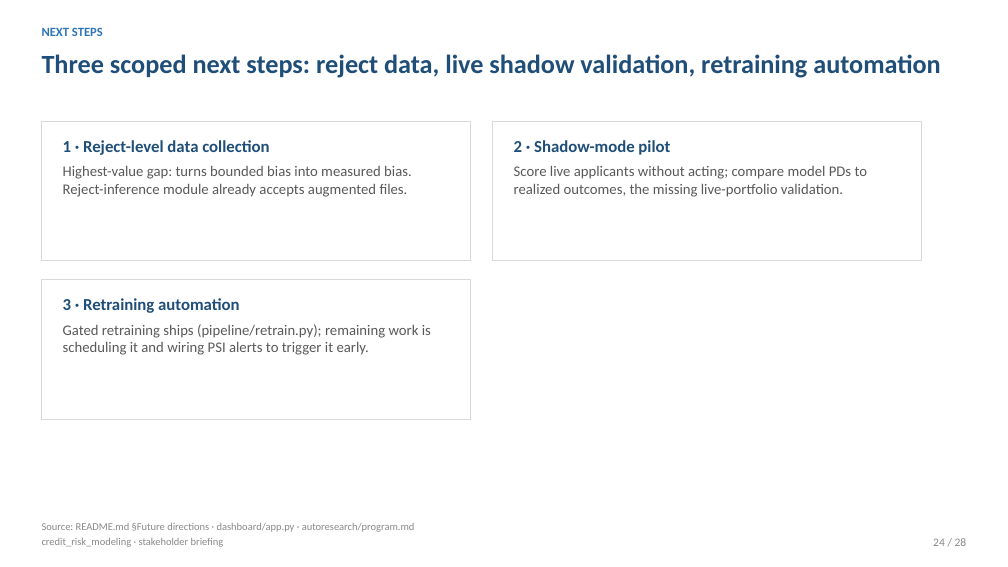
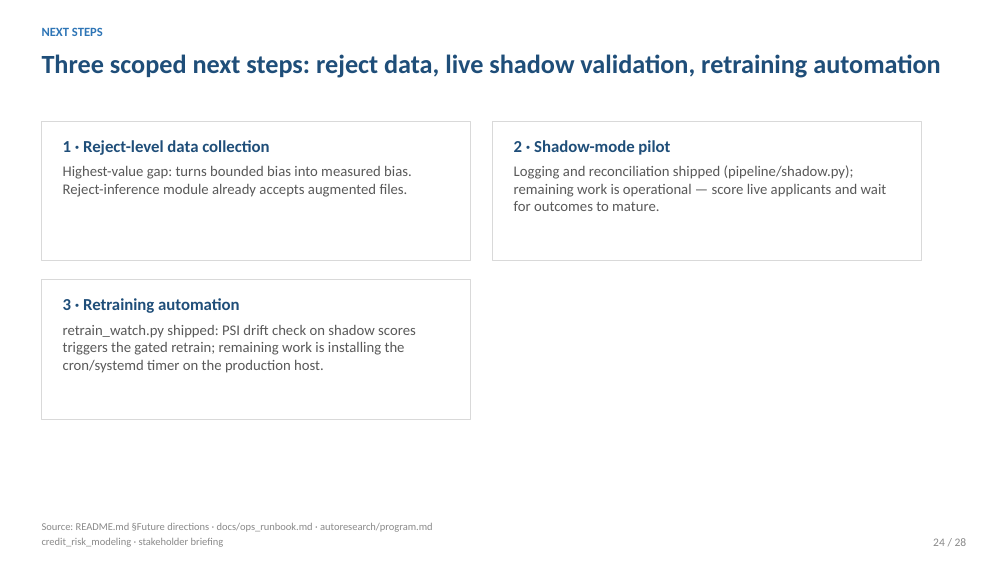
Before and after one commit to tommyalba/credit_risk_idx-partners, a slide deck: slide 24 of presentations/stakeholder_deck.pptx. Drawn at 1008x567 pixels with LibreOffice and Linux fonts; fonts in the diff are those of the drawing. Boxes give left, top, right and bottom in pixels: in the first picture for what was removed or moved away, otherwise in the second. Text is boxed around its words. In the diff, an @@ line names an element or a change of style, - is before the commit and + after.

```diff
--- a/presentations/stakeholder_deck.pptx
+++ b/presentations/stakeholder_deck.pptx
@@ text at <box>514,165,887,211</box>: text changed @@
-Score live applicants without acting; compare model PDs to realized outcomes, the missing live-portfolio validation.
+Logging and reconciliation shipped (pipeline/shadow.py); remaining work is operational — score live applicants and wait for outcomes to mature.
@@ text at <box>63,325,416,373</box>: text changed @@
-Gated retraining ships (pipeline/retrain.py); remaining work is scheduling it and wiring PSI alerts to trigger it early.
+retrain_watch.py shipped: PSI drift check on shadow scores triggers the gated retrain; remaining work is installing the cron/systemd timer on the production host.
@@ text at <box>42,523,433,532</box>: text changed @@
-Source: README.md §Future directions · dashboard/app.py · autoresearch/program.md
+Source: README.md §Future directions · docs/ops_runbook.md · autoresearch/program.md
```
Also in this commit, not shown: 14 other files.
